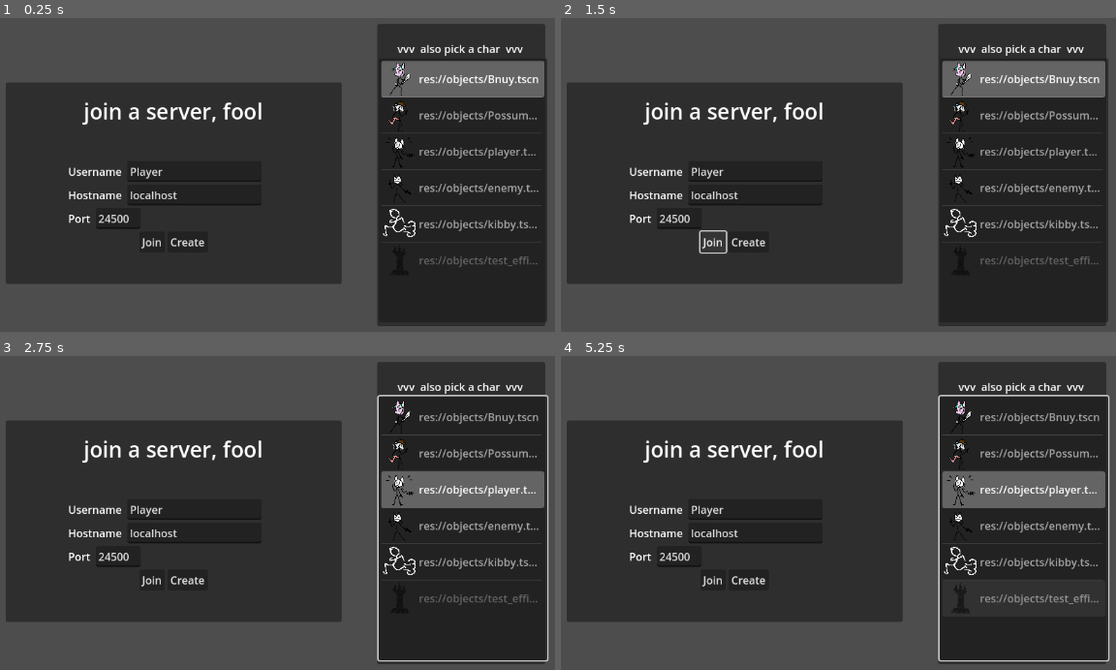
Above: before the commit, frames 1-4 (two rows, left to right).
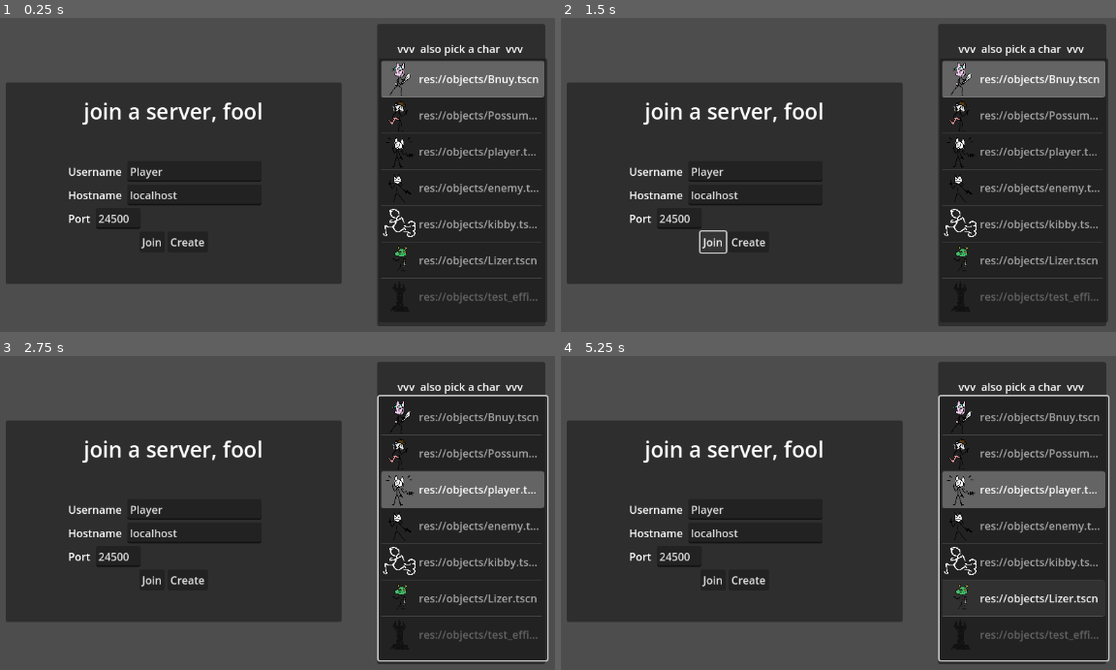
Above: after the commit, the same moments.

Repository: ndvrxd/cultism
Game: Godot game, scene res://connectScreen.tscn
The game is run twice, just before and just after one commit, with the same random seed, the same clock (stepped at 60 frames per second) and the same inputs.
Inputs (mouse positions are in pixels of both pictures, inside the frame that each line leads up to):
- Up to frame 1 (0.25 s): no input
- Up to frame 2 (1.5 s): click "Create" at 0.5 s; click "Join" at 1.25 s
- Up to frame 3 (2.75 s): move the mouse to (449, 500) at 2.02 s; hold D (right) from 2.03 s (still down); click (449, 500) at 2.1 s; right-click (449, 500) at 2.3 s
- Up to frame 4 (5.25 s): tap Enter (Chat) at 2.75, 4.25 s; move the mouse to (683, 544) at 2.77 s; release D (right) at 2.78 s; hold S (down) 2.78-3.53 s; right-click (683, 544) at 2.85 s; click (683, 544) at 3.05 s; tap Space at 3.5, 5 s; move the mouse to (916, 425) at 3.52 s; hold D (right) 3.53-4.28 s; hold K (CameraTiltDown) 3.53-4.28 s; right-click (916, 425) at 3.8 s; move the mouse to (799, 607) at 4.27 s; hold W (up) 4.28-5.03 s; tap Mouse wheel down (CameraTiltDownImpulse) at 4.35 s; click (799, 607) at 4.55 s; move the mouse to (1071, 585) at 5.02 s; hold A (left) from 5.03 s (still down); hold I (CameraTiltUp) from 5.03 s (still down)

The runs differ from the first frame. In frame 1, 0.6% of the frame differs, in the area x 68-98%, y 72-92%; in frame 2, 0.6%; in frame 3, 0.6%; in frame 4, 0.7%.

Commit message:
Lizer and pip experiments

Diff:
--- a/cult-game-version-0.1/connectScreen.tscn
+++ b/cult-game-version-0.1/connectScreen.tscn
@@ -7,6 +7,7 @@
 [ext_resource type="Texture2D" uid="uid://6i8qff0kq7ei" path="res://art/enemy ph.png" id="3_ggp5m"]
 [ext_resource type="Texture2D" uid="uid://cqrh7ndjucvg5" path="res://art/effigy ph.png" id="4_f673u"]
 [ext_resource type="Texture2D" uid="uid://bdeo180vqay6m" path="res://art/run.png" id="6_l78gu"]
+[ext_resource type="Texture2D" uid="uid://dx7xpikedu613" path="res://art/character ph/lizer ph.png" id="8_rhnou"]
 
 [sub_resource type="LabelSettings" id="LabelSettings_3pw02"]
 font_size = 32
@@ -156,7 +157,7 @@
 offset_bottom = 219.0
 grow_horizontal = 2
 grow_vertical = 2
-item_count = 6
+item_count = 7
 fixed_icon_size = Vector2i(50, 50)
 item_0/text = "res://objects/Bnuy.tscn"
 item_0/icon = ExtResource("2_lufnk")
@@ -168,9 +169,11 @@
 item_3/icon = ExtResource("3_ggp5m")
 item_4/text = "res://objects/kibby.tscn"
 item_4/icon = ExtResource("6_l78gu")
-item_5/text = "res://objects/test_effigy.tscn"
-item_5/icon = ExtResource("4_f673u")
-item_5/disabled = true
+item_5/text = "res://objects/Lizer.tscn"
+item_5/icon = ExtResource("8_rhnou")
+item_6/text = "res://objects/test_effigy.tscn"
+item_6/icon = ExtResource("4_f673u")
+item_6/disabled = true
 
 [connection signal="pressed" from="Control/VBoxContainer/CenterContainer/HBoxContainer4/Button" to="." method="onJoinClicked"]
 [connection signal="pressed" from="Control/VBoxContainer/CenterContainer/HBoxContainer4/Button2" to="." method="onCreateClicked"]
--- /dev/null
+++ b/cult-game-version-0.1/objects/Lizer.tscn
@@ -0,0 +1,104 @@
+[gd_scene load_steps=10 format=3 uid="uid://olevvkb7y5jg"]
+
+[ext_resource type="Script" path="res://scripts/lizer.gd" id="1_syvkj"]
+[ext_resource type="Texture2D" uid="uid://dx7xpikedu613" path="res://art/character ph/lizer ph.png" id="2_ty8gh"]
+[ext_resource type="Texture2D" uid="uid://clqo76f6tebyl" path="res://art/arrow.png" id="3_fjttw"]
+[ext_resource type="Texture2D" uid="uid://c3l4kkjo4q83i" path="res://art/particle/sparkle haha.png" id="4_o7a7i"]
+
+[sub_resource type="CapsuleShape2D" id="CapsuleShape2D_mtypy"]
+radius = 22.0
+height = 88.0
+
+[sub_resource type="Curve" id="Curve_78r1v"]
+min_value = -2.0
+max_value = 2.0
+_data = [Vector2(0, 1), 0.0, 0.0, 0, 0, Vector2(0.476852, 0.10989), 0.0, 0.0, 0, 0, Vector2(1, 0.0219781), 0.0, 0.0, 0, 0]
+point_count = 3
+
+[sub_resource type="CurveTexture" id="CurveTexture_c2e3b"]
+curve = SubResource("Curve_78r1v")
+
+[sub_resource type="ParticleProcessMaterial" id="ParticleProcessMaterial_b5pqp"]
+particle_flag_disable_z = true
+emission_shape_offset = Vector3(0, -90, 0)
+orbit_velocity_min = -3.5
+orbit_velocity_max = -3.5
+orbit_velocity_curve = SubResource("CurveTexture_c2e3b")
+gravity = Vector3(0, 0, 0)
+scale_min = 0.5
+scale_max = 0.5
+
+[sub_resource type="ParticleProcessMaterial" id="ParticleProcessMaterial_h7sle"]
+particle_flag_disable_z = true
+spread = 0.0
+initial_velocity_min = 10000.0
+initial_velocity_max = 10000.7
+gravity = Vector3(0, 0, 0)
+scale_min = 0.2
+scale_max = 0.2
+collision_mode = 1
+collision_friction = 1.0
+collision_bounce = 0.0
+collision_use_scale = true
+
+[node name="lizer" type="CharacterBody2D"]
+y_sort_enabled = true
+texture_filter = 6
+collision_layer = 4
+slide_on_ceiling = false
+script = ExtResource("1_syvkj")
+objPath = "res://objects/Lizer.tscn"
+
+[node name="CollisionShape2D" type="CollisionShape2D" parent="."]
+position = Vector2(-1, -44)
+shape = SubResource("CapsuleShape2D_mtypy")
+
+[node name="upright_anchor" type="Node2D" parent="." groups=["upright_sprite"]]
+y_sort_enabled = true
+
+[node name="Sprite2D" type="Sprite2D" parent="upright_anchor"]
+texture_filter = 1
+scale = Vector2(0.765, 0.765)
+texture = ExtResource("2_ty8gh")
+offset = Vector2(-8, -64)
+
+[node name="shoulder" type="Node2D" parent="."]
+position = Vector2(0, -79)
+
+[node name="Sprite2D" type="Sprite2D" parent="shoulder"]
+modulate = Color(0.489618, 0.433017, 0.996861, 1)
+z_index = 1
+position = Vector2(65, 0)
+rotation = 1.5708
+texture = ExtResource("3_fjttw")
+
+[node name="swordwoosh" type="GPUParticles2D" parent="shoulder"]
+z_index = 1
+texture_filter = 1
+scale = Vector2(1.3, 1)
+emitting = false
+amount = 1
+process_material = SubResource("ParticleProcessMaterial_b5pqp")
+texture = ExtResource("4_o7a7i")
+lifetime = 0.5
+one_shot = true
+fixed_fps = 60
+local_coords = true
+trail_enabled = true
+trail_lifetime = 0.24
+
+[node name="GPUParticles2D" type="GPUParticles2D" parent="shoulder"]
+modulate = Color(1, 0.746832, 0.584172, 1)
+position = Vector2(-157, 0)
+emitting = false
+amount = 1
+process_material = SubResource("ParticleProcessMaterial_h7sle")
+texture = ExtResource("4_o7a7i")
+lifetime = 0.5
+one_shot = true
+fixed_fps = 60
+collision_base_size = 10.0
+trail_enabled = true
+trail_lifetime = 0.01
+trail_sections = 2
+trail_section_subdivisions = 1
--- a/cult-game-version-0.1/objects/enemy.tscn
+++ b/cult-game-version-0.1/objects/enemy.tscn
@@ -1,8 +1,12 @@
-[gd_scene load_steps=5 format=3 uid="uid://ct6dh5rgiuip3"]
+[gd_scene load_steps=6 format=3 uid="uid://ct6dh5rgiuip3"]
 
 [ext_resource type="Script" path="res://scripts/enemy.gd" id="1_8t12i"]
 [ext_resource type="Texture2D" uid="uid://6i8qff0kq7ei" path="res://art/enemy ph.png" id="2_xabwo"]
 [ext_resource type="Texture2D" uid="uid://clqo76f6tebyl" path="res://art/arrow.png" id="2_xaobe"]
+
+[sub_resource type="CapsuleShape2D" id="CapsuleShape2D_jucqc"]
+radius = 5.74163
+height = 21.0526
 
 [sub_resource type="CapsuleShape2D" id="CapsuleShape2D_g8jma"]
 radius = 24.0
@@ -24,7 +28,7 @@
 healthBarColor = Color(1, 0.26, 0.26, 1)
 
 [node name="shoulder" type="Node2D" parent="."]
-position = Vector2(-1, -78)
+position = Vector2(-1, -72)
 
 [node name="Sprite2D" type="Sprite2D" parent="shoulder"]
 modulate = Color(1, 0, 0, 1)
@@ -43,7 +47,14 @@
 texture = ExtResource("2_xabwo")
 offset = Vector2(0, -89.58)
 
-[node name="CollisionShape2D" type="CollisionShape2D" parent="."]
+[node name="Area2D" type="Area2D" parent="."]
+scale = Vector2(5.225, 5.225)
+
+[node name="hitbox_collision" type="CollisionShape2D" parent="Area2D"]
+position = Vector2(5.96046e-08, -10.3349)
+shape = SubResource("CapsuleShape2D_jucqc")
+
+[node name="movement_collision" type="CollisionShape2D" parent="."]
 position = Vector2(4.76837e-07, -47)
 shape = SubResource("CapsuleShape2D_g8jma")
 debug_color = Color(0.772432, 0.263693, 0.879854, 0.42)
--- a/cult-game-version-0.1/scenes/world.tscn
+++ b/cult-game-version-0.1/scenes/world.tscn
@@ -11,7 +11,7 @@
 [ext_resource type="PackedScene" uid="uid://d3yfvynamcihx" path="res://art/scenery/post_ph.tscn" id="9_ih0a4"]
 
 [sub_resource type="NavigationPolygon" id="NavigationPolygon_ob1or"]
-vertices = PackedVector2Array(-429.781, 274.133, -690.711, 280.469, -751.063, 276.953, -995, 170, -995, -251, -744, -390, -338, -390, 162.93, 695.969, -458.703, 749.563, -421.289, 623.531, 140.656, 511.75, -299.156, -508.039, -172.828, -511.969, 83.0078, 464.828, -303.594, -649.969, -338, -728, -328, -708, -496.25, 625.352, -496.25, 841.188, -447.867, 875.133, -722.398, 897.656, -683.75, 841.188, -683.75, 566.93, -990.93, 288, -994.727, 183.211, 1143.18, -765.133, 1136.99, 611.977, 449.094, 474.438, 393.477, 383.508, 213.594, -524.039, 209.156, -665.969, 156.227, -522.242, 141, -769.641, 141, -708, -328, -771.742, -508, -772.57, -536, -728, -536, -921, -507.109, -970.859, -797.758, -991.273, -744, -921, -763.211, -397.531, -1351.96, -363.242, -1208.5, -371.594, -1205.27, -282.211, -1327.83, 303.563, -1193.18, 190.383, -1189.31, 297.156,  …(82 unchanged characters)…
+vertices = PackedVector2Array(-429.781, 274.133, -690.711, 280.469, -751.062, 276.953, -995, 170, -995, -251, -744, -390, -338, -390, 162.93, 695.969, -458.703, 749.562, -421.289, 623.531, 140.656, 511.75, -299.156, -508.039, -172.828, -511.969, 83.0078, 464.828, -303.594, -649.969, -338, -728, -328, -708, -496.25, 625.352, -496.25, 841.188, -447.867, 875.133, -722.398, 897.656, -683.75, 841.188, -683.75, 566.93, -990.93, 288, -994.727, 183.211, 1143.18, -765.133, 1136.99, 611.977, 449.094, 474.438, 393.477, 383.508, 213.594, -524.039, 209.156, -665.969, 156.227, -522.242, 141, -769.641, 141, -708, -328, -771.742, -508, -772.57, -536, -728, -536, -921, -507.109, -970.859, -797.758, -991.273, -744, -921, -763.211, -397.531, -1351.96, -363.242, -1208.5, -371.594, -1205.27, -282.211, -1327.83, 303.562, -1193.18, 190.383, -1189.31, 297.156,  …(82 unchanged characters)…
 polygons = Array[PackedInt32Array]([PackedInt32Array(0, 1, 2, 3, 4, 5, 6), PackedInt32Array(7, 8, 9, 10), PackedInt32Ar …(828 unchanged characters)…
 outlines = Array[PackedVector2Array]([PackedVector2Array(-872, 418, -1422, 445, -1437, -40, -1454, -474, -913, -517, -913, -1098, -396, -1073, -417, -902, 983, -884, 1257, -852, 1243, -243, 1215, 374, 1193, 808, -336, 833, -378, 965, -792, 987)])
 agent_radius = 50.0
--- a/cult-game-version-0.1/scripts/generic/Entity.gd
+++ b/cult-game-version-0.1/scripts/generic/Entity.gd
@@ -214,12 +214,16 @@
 	# returns the Entity hit, if any, the position hit, if any,
 	# and the normal of the surface hit, if any.
 	var endpoint:Vector2 = shoulderPoint.global_position + direction.normalized() * range
-	var hit = get_world_2d().direct_space_state.intersect_ray(
-		PhysicsRayQueryParameters2D.create(
+
+	var physics_query = PhysicsRayQueryParameters2D.create(
 			shoulderPoint.global_position,
 			endpoint
 			# TODO: set collision flags here
 		)
+	physics_query.set_collide_with_areas(true);
+
+	var hit = get_world_2d().direct_space_state.intersect_ray(
+		physics_query
 	)
 	if hit.is_empty():
 		return {
@@ -230,7 +234,7 @@
 	if triggerHitEffects:
 		triggerHitEffectsRpc.rpc(hit["position"], hit["normal"])
 	return {
-		"entity": hit["collider"] as Entity,
+		"entity": hit["collider"].get_parent() as Entity,
 		"pos": hit["position"],
 		"normal": hit["normal"]
 	}
@@ -238,18 +242,24 @@
 func shapeCastFromShoulder(motion:Vector2, shape:Shape2D=null, triggerHitEffects=true) -> Array[Entity]:
 	# see above. why do i have to do this
 	var params:PhysicsShapeQueryParameters2D = PhysicsShapeQueryParameters2D.new()
+	params.set_collide_with_bodies(false)
+	params.set_collide_with_areas(true)
+
 	var fuck:Transform2D = Transform2D(Vector2.RIGHT, Vector2.DOWN, shoulderPoint.global_position)
 	if shape == null:
 		shape = CircleShape2D.new();
 		shape.radius = 50
+
 	params.shape = shape
 	params.transform = fuck
 	params.motion = motion
+
 	var hits = get_world_2d().direct_space_state.intersect_shape(params)
 	var result:Array[Entity] = []
 	for i in hits:
-		if i["collider"] is Entity:
-			var e:Entity = i["collider"] as Entity
+		var collider = i["collider"].get_parent()
+		if collider is Entity:
+			var e:Entity = collider as Entity
 			if not self == e:
 				if triggerHitEffects:
 					triggerHitEffectsRpc.rpc(e.shoulderPoint.global_position)
--- /dev/null
+++ b/cult-game-version-0.1/scripts/lizer.gd
@@ -0,0 +1,99 @@
+extends Entity
+
+var swordShape:CircleShape2D = CircleShape2D.new()
+@export var swordRange = 75
+@export var swordDamage = 50
+
+var swingTimer = 0;
+@export var swingDelay = 0.35;
+@export var maxHits = 5;
+
+# KNIFE THROW, CHANGE EVENTUALLY
+@export var gunRange = 3000
+@export var gunDamage = 5
+
+var gunTimer = 0;
+@export var gunDelay = 0.25;
+@export var maxGunHits = 10;
+
+var holdingPrimary:bool = false
+var holdingSecondary:bool = false
+
+var swordHitFx:PackedScene = preload("res://objects/vfx/sword_hit.tscn")
+
+func _ready():
+	super._ready()
+	swordShape.radius = 50;
+	hit_landed.connect(onHit)
+
+func _process(delta):
+	$upright_anchor/Sprite2D.flip_h = lookDirection.x < 0
+	super._process(delta)
+	if swingTimer > 0: swingTimer -= delta
+	if gunTimer > 0: gunTimer -= delta #NOT GOOD SOLUTION, CLEAN UP LATER
+
+func _physics_process(delta: float) -> void:
+	super._physics_process(delta)
+	if swingTimer <= 0 and holdingPrimary:
+		primaryFireAction()
+	elif gunTimer <= 0 and holdingSecondary:
+		secondaryFireAction()
+
+#PLAYER INPUT HANDLERS
+@rpc("any_peer", "call_local", "reliable")
+func primaryFire(target:Vector2) -> void:
+	super.primaryFire(target)
+	holdingPrimary = true;
+
+@rpc("any_peer", "call_local", "reliable")
+func primaryFireReleased(target:Vector2) -> void:
+	super.primaryFire(target)
+	holdingPrimary = false;
+
+@rpc("any_peer", "call_local", "reliable")
+func secondaryFire(target:Vector2) -> void:
+	super.secondaryFire(target)
+	holdingSecondary = true;
+
+@rpc("any_peer", "call_local", "reliable")
+func secondaryFireReleased(target:Vector2) -> void:
+	super.secondaryFire(target)
+	holdingSecondary = false
+
+#ON PLAYER INPUT
+func primaryFireAction():
+	$shoulder/swordwoosh.restart()
+	$shoulder/swordwoosh.scale.y = -$shoulder/swordwoosh.scale.y
+	swingTimer = swingDelay
+	#if multiplayer.get_remote_sender_id() != multiplayer.get_unique_id(): return
+	if get_multiplayer_authority() != multiplayer.get_unique_id(): return
+	# TODO: until we have proper authority handling implemented,
+	# this makes hit calculations happen serverside. Fuck,
+# everything beyond this point happens clientside
+	var ents = shapeCastFromShoulder(lookDirection*swordRange, swordShape)
+	var hits = 0
+	for e:Entity in ents:
+		if team != e.team:
+			e.changeHealth.rpc(e.health, -swordDamage, get_path())
+			hits += 1
+		if hits >= maxHits:
+			break
+
+func secondaryFireAction():
+	#EVENTUALLY ABSTRACT OUT BASIC COMBAT OPERATIONS LIKE SWINGS OR GUNSHOTS
+	$shoulder/GPUParticles2D.restart()
+	gunTimer = gunDelay
+
+	if get_multiplayer_authority() != multiplayer.get_unique_id(): return
+
+	var hit = lineCastFromShoulder(lookDirection, gunRange)
+	var ent = hit["entity"]
+	if ent:
+		if team != ent.team:
+			ent.changeHealth.rpc(ent.health, -gunDamage, get_path())
+
+func onHit(pos:Vector2, normal:Vector2):
+	var temp = swordHitFx.instantiate()
+	temp.emitting = true
+	temp.global_position = pos
+	get_parent().add_child(temp)
Binary file added: cult-game-version-0.1/art/character ph/lizer ph.png
Not shown, added: cult-game-version-0.1/art/character ph/lizer ph.png.import
Not shown: 1 places in cult-game-version-0.1/connectScreen.tscn that only renumber resources
